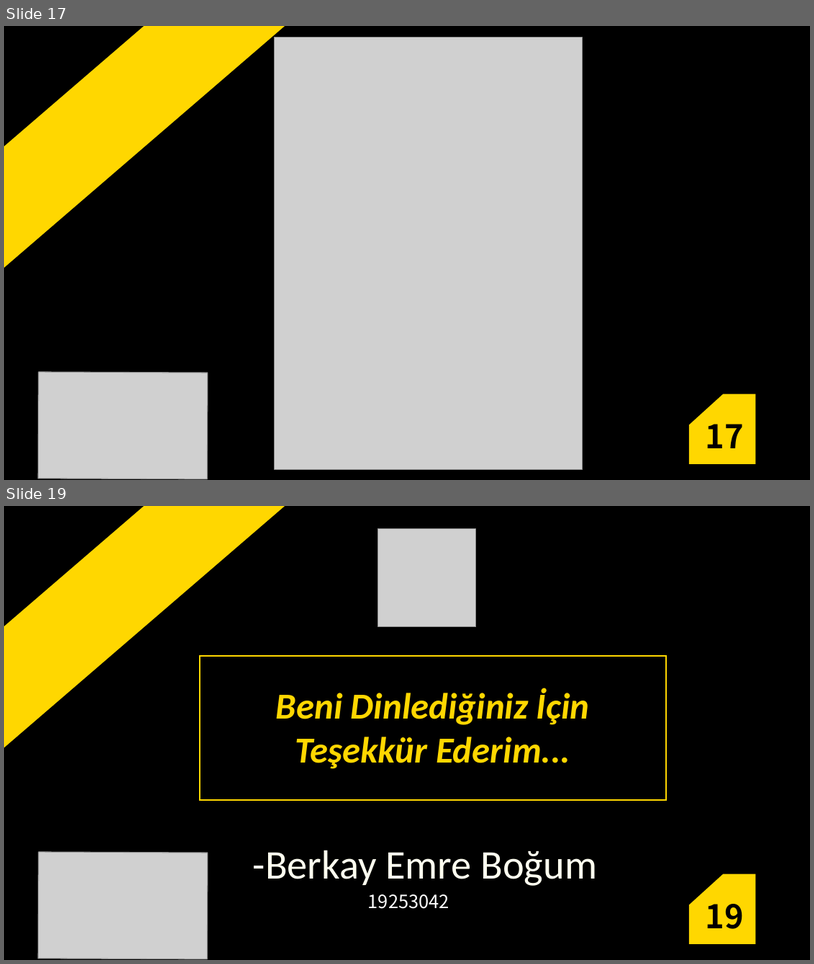
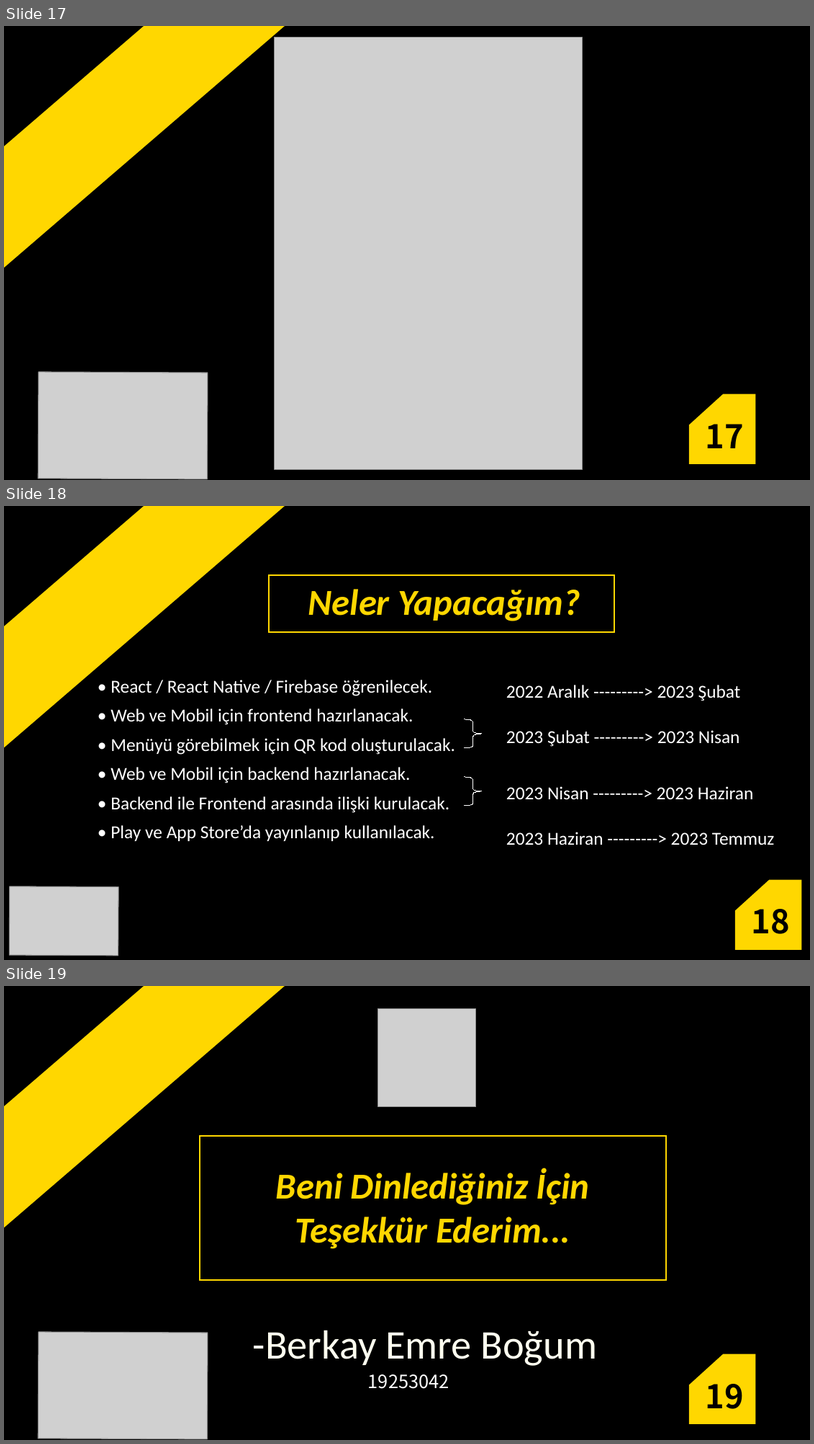
Before and after one commit to berkayemreb/TEZ_Ogrenci-Isleri, a slide deck: OgrenciIsleri.odp. Shown one above the other, each under a label of ours: slides 17 and 19 before the commit, slides 17, 18 and 19 after it; the slides between them are not shown. The pictures are 814x964 and 814x1444 pixels, drawn with LibreOffice and Linux fonts; fonts in the diff are those of the drawing; grey boxes stand for pictures. Boxes give left, top, right and bottom in pixels: in the first picture for what was removed or moved away, otherwise in the second. Text is boxed around its words. In the diff, an @@ line names an element or a change of style, - is before the commit and + after.

```diff
--- a/OgrenciIsleri.odp
+++ b/OgrenciIsleri.odp
@@ slide 18 added at <box>4,506,810,960</box>, background #000000 @@
@@ freeform shape added at <box>4,506,286,749</box>, fill #FFD700 @@
@@ rectangle added at <box>269,575,615,632</box>, outline #FFD700 0.99 pt @@
@@ text added at <box>308,589,581,621</box>, 36 pt, text #FFD700, bold, italic @@
+Neler Yapacağım?
@@ text added at <box>111,680,455,841</box>, 18 pt, text #FFFFFF @@
+• React / React Native / Firebase öğrenilecek.
+• Web ve Mobil için frontend hazırlanacak.
+• Menüyü görebilmek için QR kod oluşturulacak.
+• Web ve Mobil için backend hazırlanacak.
+• Backend ile Frontend arasında ilişki kurulacak.
+• Play ve App Store’da yayınlanıp kullanılacak.
@@ text added at <box>507,685,741,701</box>, 18 pt, text #FFFFFF @@
+2022 Aralık ---------> 2023 Şubat
@@ freeform shape added at <box>465,719,483,747</box>, outline #FFFFFF 0 pt @@
@@ text added at <box>507,730,741,746</box>, 18 pt, text #FFFFFF @@
+2023 Şubat ---------> 2023 Nisan
@@ freeform shape added at <box>465,777,483,806</box>, outline #FFFFFF 0 pt @@
@@ text added at <box>507,786,754,800</box>, 18 pt, text #FFFFFF @@
+2023 Nisan ---------> 2023 Haziran
@@ text added at <box>507,831,775,845</box>, 18 pt, text #FFFFFF @@
+2023 Haziran ---------> 2023 Temmuz
@@ picture added at <box>9,886,118,955</box> @@
@@ freeform shape added at <box>736,879,802,950</box>, fill #FFD700 @@
@@ text added at <box>751,908,790,934</box>, 32 pt, text #000000, bold @@
+18
```
Also in this commit, not shown: 15 slides changed, 1 other slide added, 2 slides removed, 2 other files.
